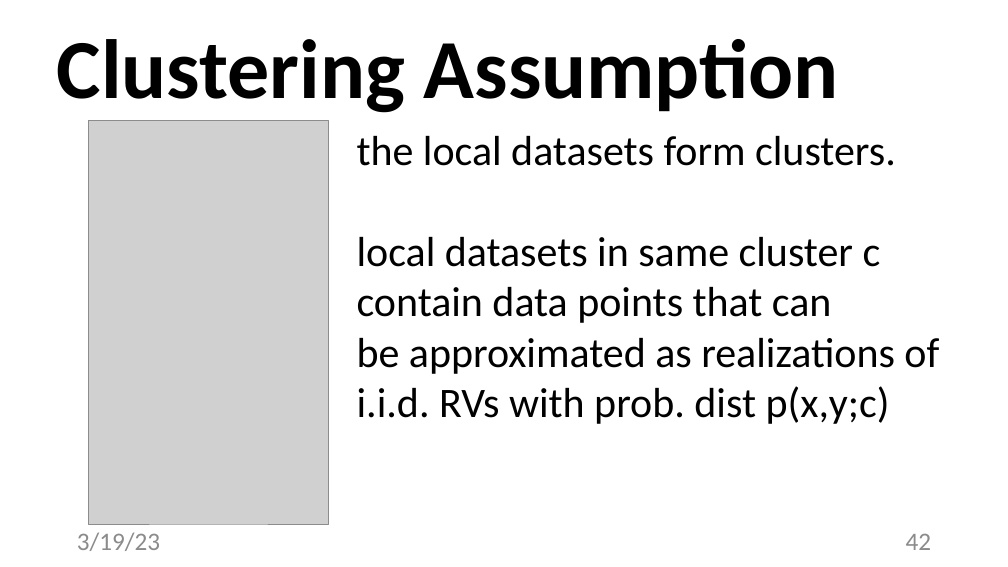
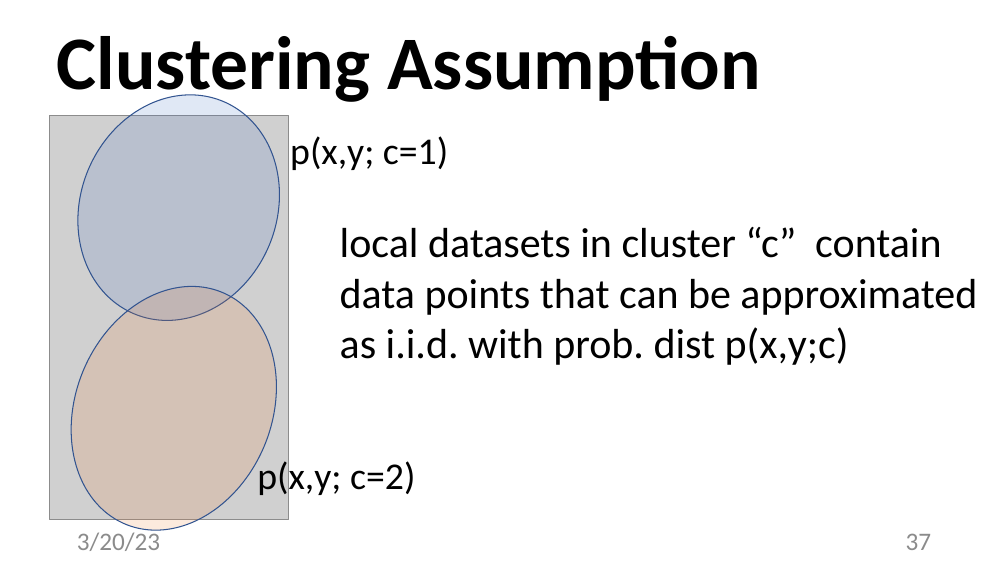
Before and after one commit to alexjungaalto/FederatedLearning, a slide deck: slide 37 of slides/CS-E4740_NetworkModels.pptx (slide 42 before the commit). Drawn at 1008x567 pixels with LibreOffice and Linux fonts; fonts in the diff are those of the drawing; grey boxes stand for pictures. Boxes give left, top, right and bottom in pixels: in the first picture for what was removed or moved away, otherwise in the second. Text is boxed around its words. In the diff, an @@ line names an element or a change of style, - is before the commit and + after.

```diff
--- a/slides/CS-E4740_NetworkModels.pptx
+++ b/slides/CS-E4740_NetworkModels.pptx
@@ text "Clustering Assumption" at [57,36,761,107]: size 80 to 72 pt @@
@@ ellipse added at [44,63,314,352], fill #4472C4 at 16% opacity, outline #325491 1 pt @@
@@ picture: place and size @@
-picture at [89,120,329,524]
+picture at [49,116,289,520]
@@ text added at [290,136,448,170], 36 pt, text #000000 @@
+p(x,y; c=1)
@@ text at [340,227,977,365]: text changed @@
-the local datasets form clusters.
-local datasets in same cluster c contain data points that can
-be approximated as realizations of i.i.d. RVs with prob. dist p(x,y;c)
+local datasets in cluster “c” contain data points that can be approximated as i.i.d. with prob. dist p(x,y;c)
@@ ellipse added at [35,255,312,562], fill #ED7D31 at 16% opacity, outline #325491 1 pt @@
@@ text added at [257,457,415,498], 36 pt, text #000000 @@
+p(x,y; c=2)
@@ text at [77,530,160,551]: text changed @@
-3/19/23
+3/20/23
@@ page number at [906,534,932,550]: text changed @@
-42
+37
```
Also in this commit, not shown: 41 other slides changed, 1 slide added, 3 slides removed, 3 other files.
